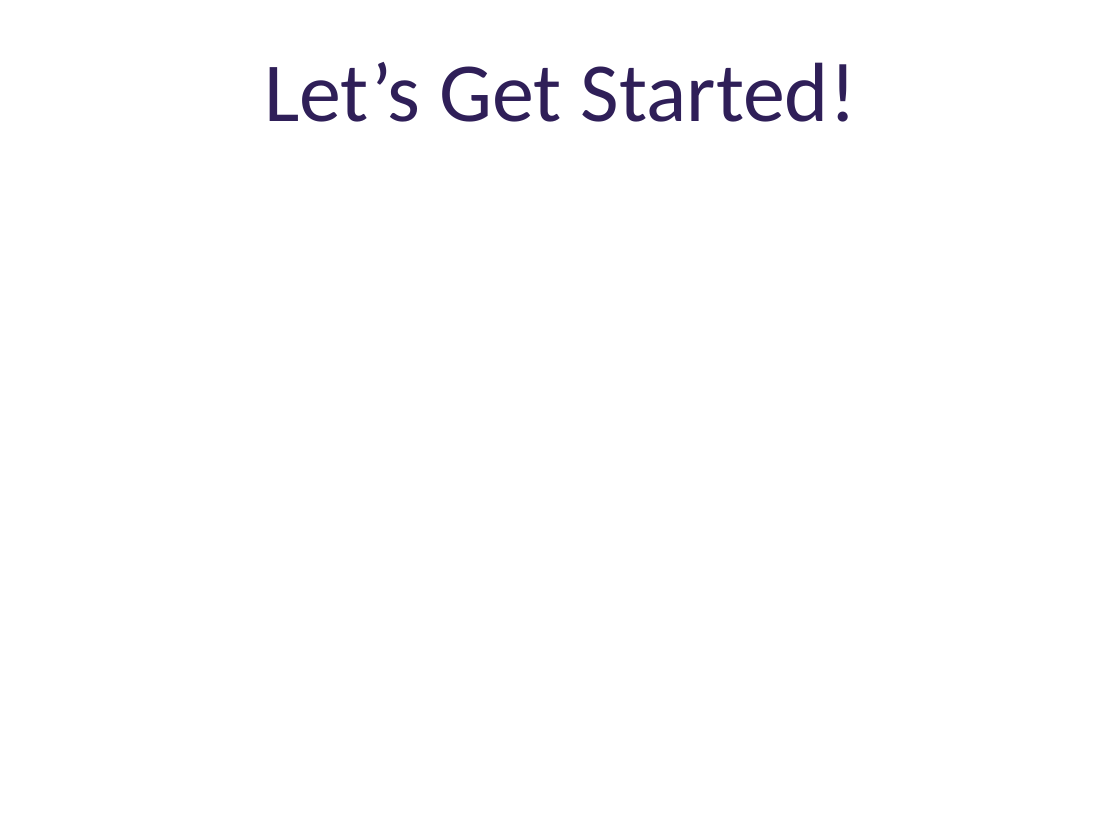
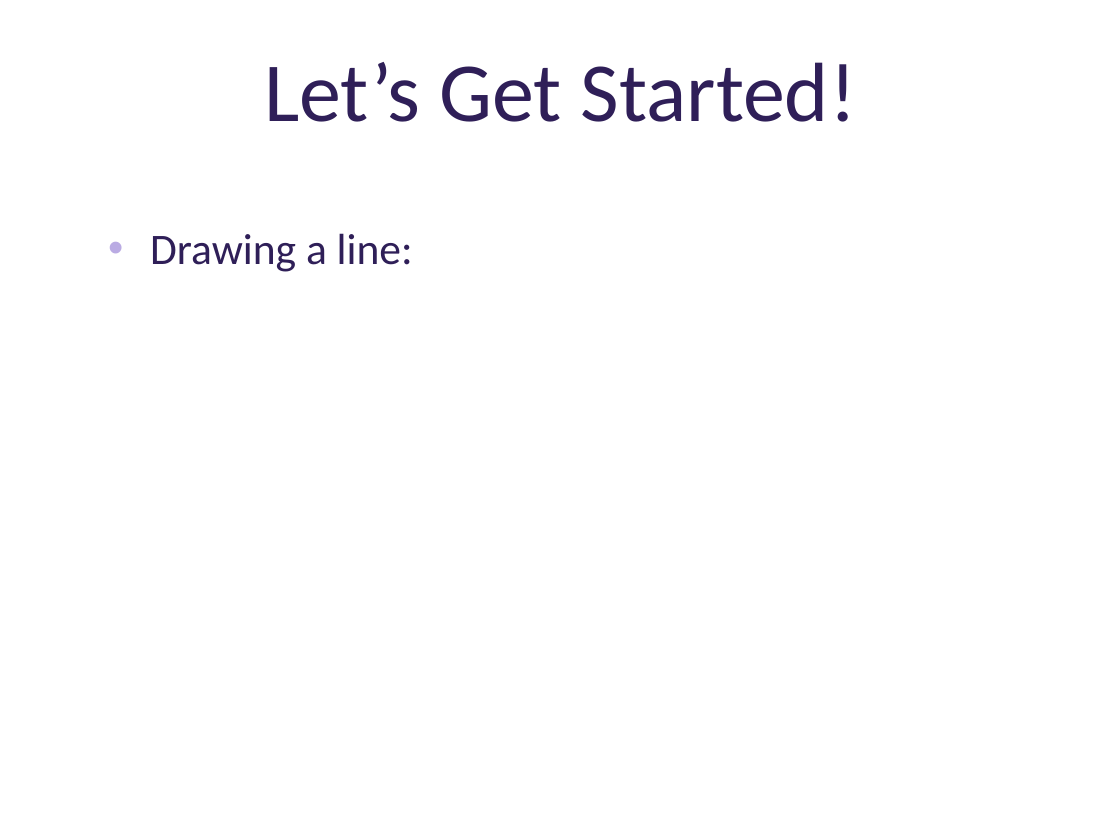
Before and after one commit to deenaengel/TF3_ProcessingSlides, a slide deck: slide 4 of Processing_Presentation_TF3_DE_notes.pptx. Drawn at 1120x840 pixels with LibreOffice and Linux fonts; fonts in the diff are those of the drawing; background and template pictures are left out. Boxes give left, top, right and bottom in pixels: in the first picture for what was removed or moved away, otherwise in the second. Text is boxed around its words. In the diff, an @@ line names an element or a change of style, - is before the commit and + after.

Commit message:
Added new slide

```diff
--- a/Processing_Presentation_TF3_DE_notes.pptx
+++ b/Processing_Presentation_TF3_DE_notes.pptx
@@ text added at <box>150,233,413,272</box>, 28 pt, text #2F1F58 @@
+• Drawing a line:
```
